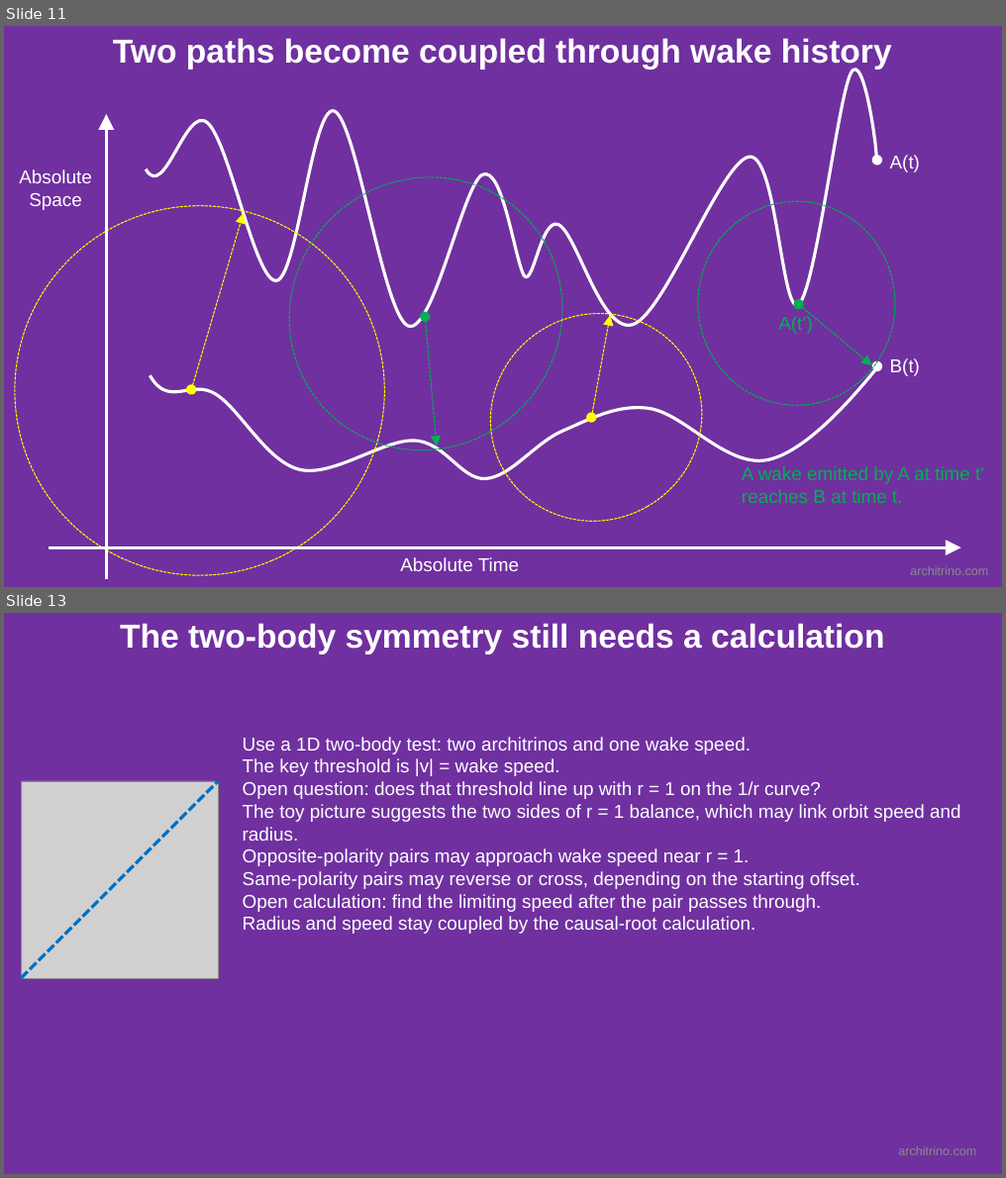
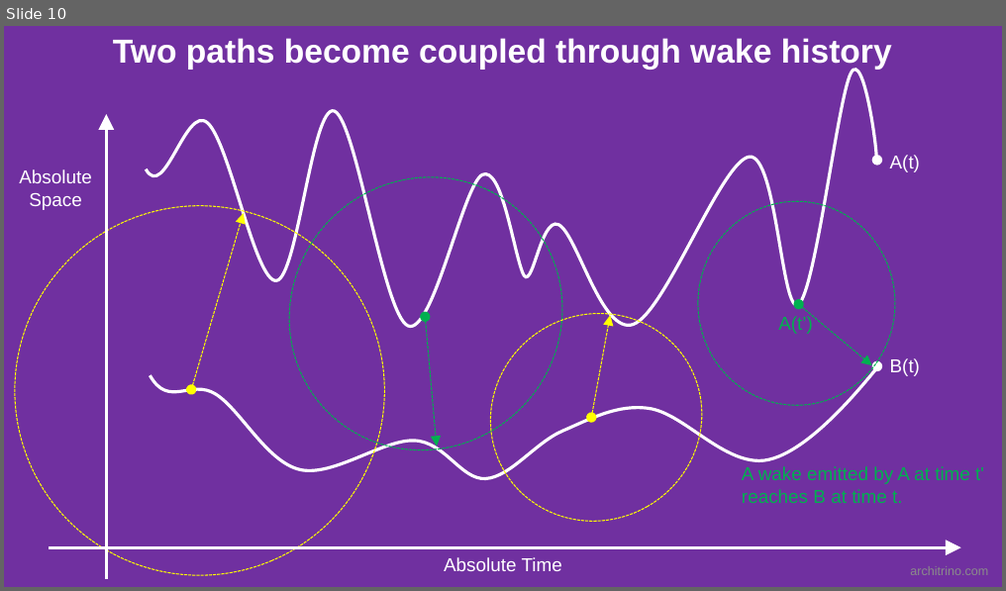
Before and after one commit to jmarkmorris/architrino, a slide deck: reference/archie/presentations/NPQG Fundamentals - Paths.pptx. Shown one above the other, each under a label of ours: slides 11 and 13 before the commit, slide 10 after it; the slides between them are not shown. The pictures are 1006x1178 and 1006x591 pixels, drawn with LibreOffice and Linux fonts; fonts in the diff are those of the drawing; grey boxes stand for pictures. Boxes give left, top, right and bottom in pixels: in the first picture for what was removed or moved away, otherwise in the second. Text is boxed around its words. In the diff, an @@ line names an element or a change of style, - is before the commit and + after.

```diff
--- a/reference/archie/presentations/NPQG Fundamentals - Paths.pptx
+++ b/reference/archie/presentations/NPQG Fundamentals - Paths.pptx
@@ slide 13 removed at [4, 613, 1002, 1174], background #7030A0 @@
@@ text removed at [120, 623, 884, 655] @@
-The two-body symmetry still needs a calculation
@@ text removed at [243, 737, 961, 934] @@
-Use a 1D two-body test: two architrinos and one wake speed.
-The key threshold is |v| = wake speed.
-Open question: does that threshold line up with r = 1 on the 1/r curve?
-The toy picture suggests the two sides of r = 1 balance, which may link orbit speed and radius.
-Opposite-polarity pairs may approach wake speed near r = 1.
-Same-polarity pairs may reverse or cross, depending on the starting offset.
-Open calculation: find the limiting speed after the pair passes through.
-Radius and speed stay coupled by the causal-root calculation.
@@ picture removed at [21, 781, 218, 978] @@
@@ line removed from (21, 978) to (218, 781) @@
@@ text removed at [898, 1147, 976, 1156] @@
-architrino.com
@@ what was slide 11 is now slide 10 @@
@@ slide 10 changed as well @@
@@ text "Absolute Time": place and size @@
-text "Absolute Time" at [400, 558, 519, 571]
+text "Absolute Time" at [444, 558, 562, 571]
@@ text "Absolute Time" at [444, 558, 562, 571]: alignment left to centre @@
```
Also in this commit, not shown: 11 other slides changed, 1 other slide removed, 9 other files.
